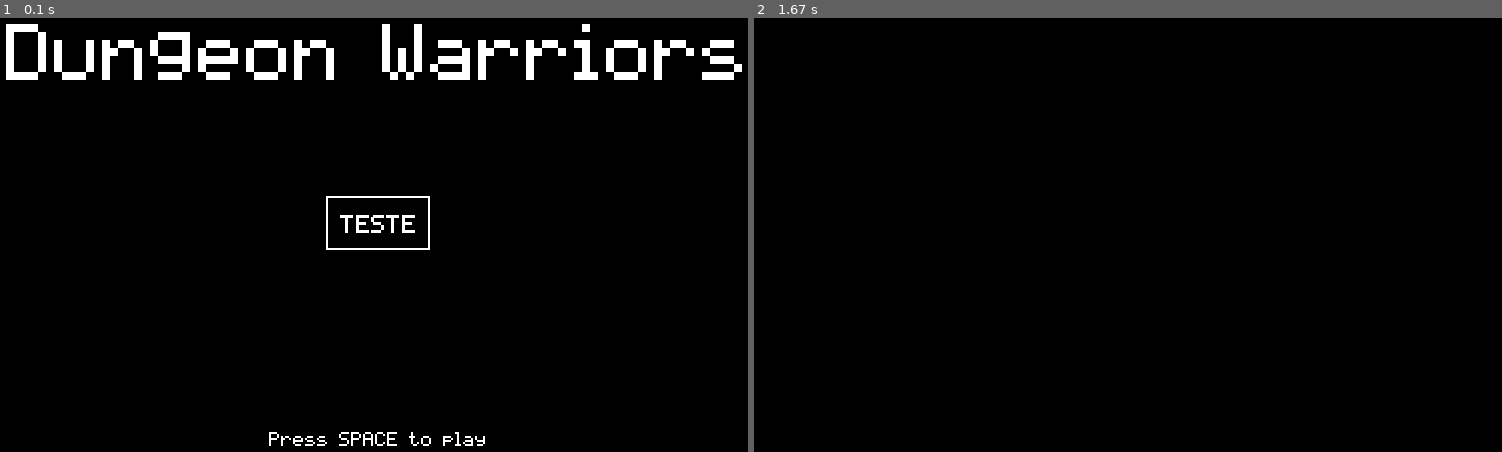
Above: before the commit, frames 1-2 (left to right).
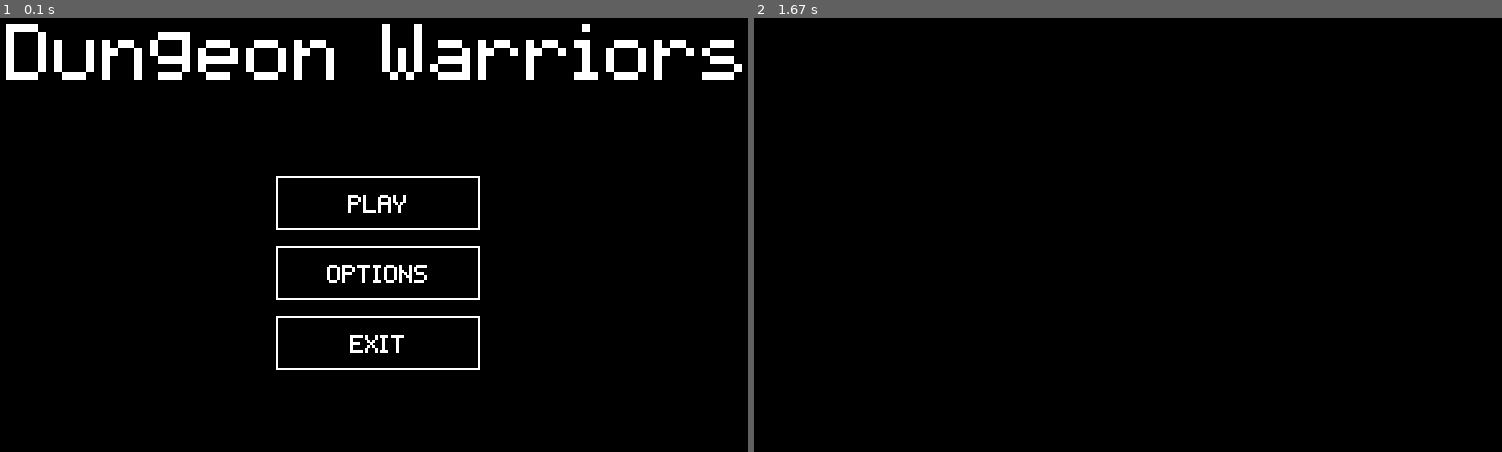
Above: after the commit, the same moments.

Repository: Luc4sKr/Programacao-II
Game: pygame game, started from pygame/005-menu/main.py
The game is run twice, just before and just after one commit, with the same random seed, the same clock (stepped at 60 frames per second) and the same inputs.
Inputs:
- Up to frame 1 (0.1 s): no input
- Up to frame 2 (1.67 s): tap Space at 0.33 s

The runs differ from the first frame. In frame 1, 2.0% of the frame differs, in the area x 35-65%, y 36-99%; in frame 2, nothing differs.

Commit message:
pygame | menu

Diff:
--- a/pygame/005-menu/main.py
+++ b/pygame/005-menu/main.py
@@ -2,4 +2,4 @@
 
 if __name__ == "__main__":
     game = Game()
-    game.running()
+    game.start()
--- a/pygame/005-menu/src/constants.py
+++ b/pygame/005-menu/src/constants.py
@@ -13,3 +13,8 @@
 BLACK = (0, 0, 0)
 WHITE = (255, 255, 255)
 YELLOW = (255, 255, 0)
+
+# Main Menu
+PLAY_BTN_TOP = 180
+OPTIONS_BTN_TOP = 200 + 50
+EXIT_BTN_TOP = 270 + 50
--- a/pygame/005-menu/src/game.py
+++ b/pygame/005-menu/src/game.py
@@ -16,12 +16,13 @@
         self.game_over = False
         self.main_menu = MainMenu(self)
 
-    def running(self):
+    def start(self):
         self.main_menu.run()
-
 
     def new_game(self):
         self.game_over = False
+
+        self.run()
 
     def check_events(self):
         for event in pygame.event.get():
@@ -38,8 +39,6 @@
         self.screen.fill(BLACK)
 
     def run(self):
-        self.new_game()
-
         while not self.game_over:
             self.clock.tick(FPS)
 
--- a/pygame/005-menu/src/menu.py
+++ b/pygame/005-menu/src/menu.py
@@ -10,11 +10,11 @@
     def __init__(self, game) -> None:
         self.game = game
 
-        self.show = True
+        self.show_menu = True
         self.mouse_click = False
 
     def run(self):
-        while self.show:
+        while self.show_menu:
             self.game.clock.tick(FPS)
 
             self.check_events()
@@ -30,7 +30,7 @@
     def check_events(self):
         for event in pygame.event.get():
             if event.type == pygame.QUIT:
-                self.show = False
+                self.show_menu = False
                 self.game.game_over = True
                 pygame.quit()
                 sys.exit()
@@ -41,26 +41,43 @@
     def __init__(self, game) -> None:
         super().__init__(game)
 
-        self.btn1 = Button("TESTE", HALF_WIDTH - 50, 200, 100, 50, callback_function=self.teste)
+        self.play_btn = Button("PLAY", HALF_WIDTH - 100, PLAY_BTN_TOP, 200, 50, callback_function=self.play)
+        self.options_btn = Button("OPTIONS", HALF_WIDTH - 100, OPTIONS_BTN_TOP, 200, 50)
+        self.exit_btn = Button("EXIT", HALF_WIDTH - 100, EXIT_BTN_TOP, 200, 50, callback_function=self.exit)
+
 
     def draw(self):
         super().draw()
 
         draw_text(self.game.screen, "Dungeon Warriors", TITLE_FONT, WHITE, HALF_WIDTH, 50)
-        draw_text(self.game.screen, "Press SPACE to play", 16, WHITE, HALF_WIDTH, 440)
 
-        self.btn1.draw(self.game.screen)
+        self.play_btn.draw(self.game.screen)
+        self.options_btn.draw(self.game.screen)
+        self.exit_btn.draw(self.game.screen)
 
     def update(self):
         super().update()
 
-        self.btn1.update()
+        self.play_btn.update()
+        self.options_btn.update()
+        self.exit_btn.update()
 
     def menu_events(self, event):
         if event.type == pygame.KEYDOWN:
             if event.key == pygame.K_SPACE:
                 self.show = False
-                self.game.run()
+                self.game.new_game()
 
-    def teste(self):
-        print("teste")
+
+    def play(self):
+        self.game.new_game()
+
+
+    def options(self):
+        pass
+
+    def exit(self):
+        self.show_menu = False
+        self.game.game_over = True
+        pygame.quit()
+        sys.exit()
